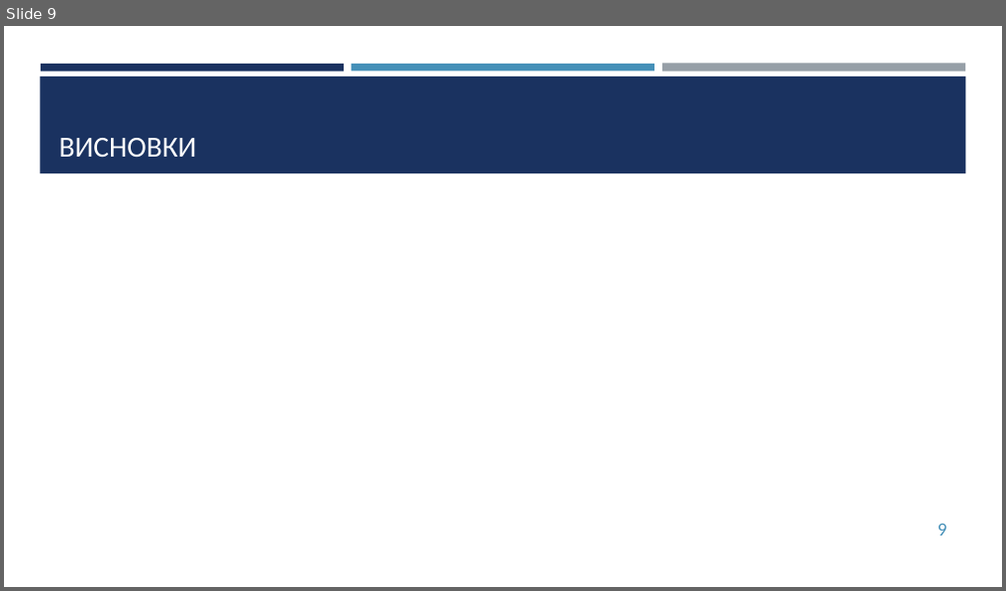
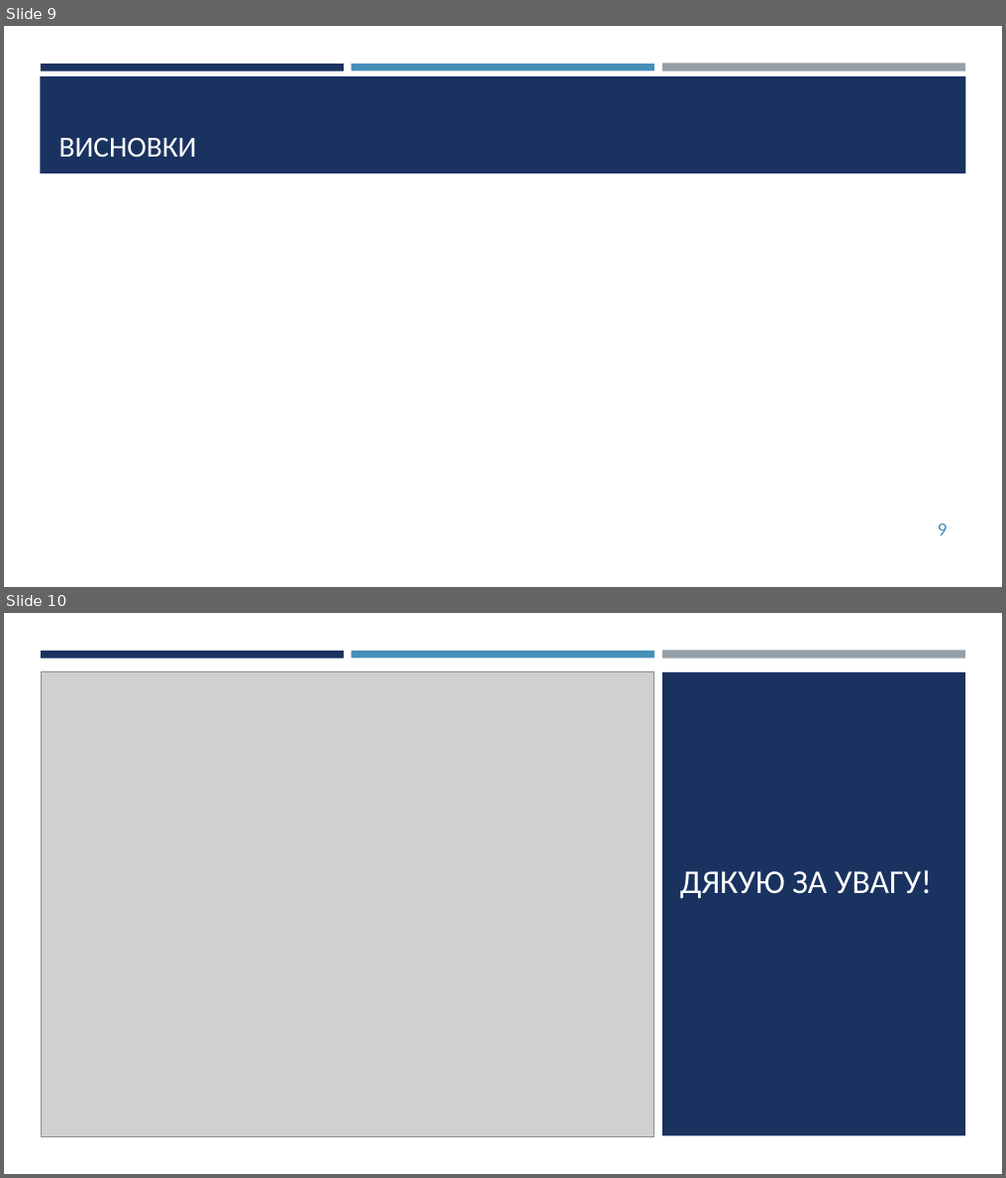
Before and after one commit to Romchyk-S/Course_work_112, a slide deck: Презентація.pptx. Shown one above the other, each under a label of ours: slide 9 before the commit, slides 9 and 10 after it. The pictures are 1006x591 and 1006x1178 pixels, drawn with LibreOffice and Linux fonts; fonts in the diff are those of the drawing; grey boxes stand for pictures. Boxes give left, top, right and bottom in pixels: in the first picture for what was removed or moved away, otherwise in the second. Text is boxed around its words. In the diff, an @@ line names an element or a change of style, - is before the commit and + after.

```diff
--- a/Презентація.pptx
+++ b/Презентація.pptx
@@ slide 10 added at (x1=4, y1=613, x2=1002, y2=1174), background #FFFFFF @@
@@ rectangle added at (x1=4, y1=613, x2=1002, y2=1174), fill #FFFFFF @@
@@ rectangle added at (x1=41, y1=651, x2=344, y2=658), fill #1A3260 @@
@@ rectangle added at (x1=351, y1=651, x2=654, y2=658), fill #4590B8 @@
@@ rectangle added at (x1=662, y1=651, x2=965, y2=659), fill #969FA7 @@
@@ picture added at (x1=41, y1=672, x2=654, y2=1137) @@
@@ rectangle added at (x1=662, y1=672, x2=965, y2=1137), fill #1A3260 @@
@@ title added at (x1=680, y1=870, x2=932, y2=899), 32 pt, text #FFFFFF @@
+ДЯКУЮ ЗА УВАГУ!
```
Also in this commit, not shown: 1 slide changed, 1 slide removed, 3 other files.
